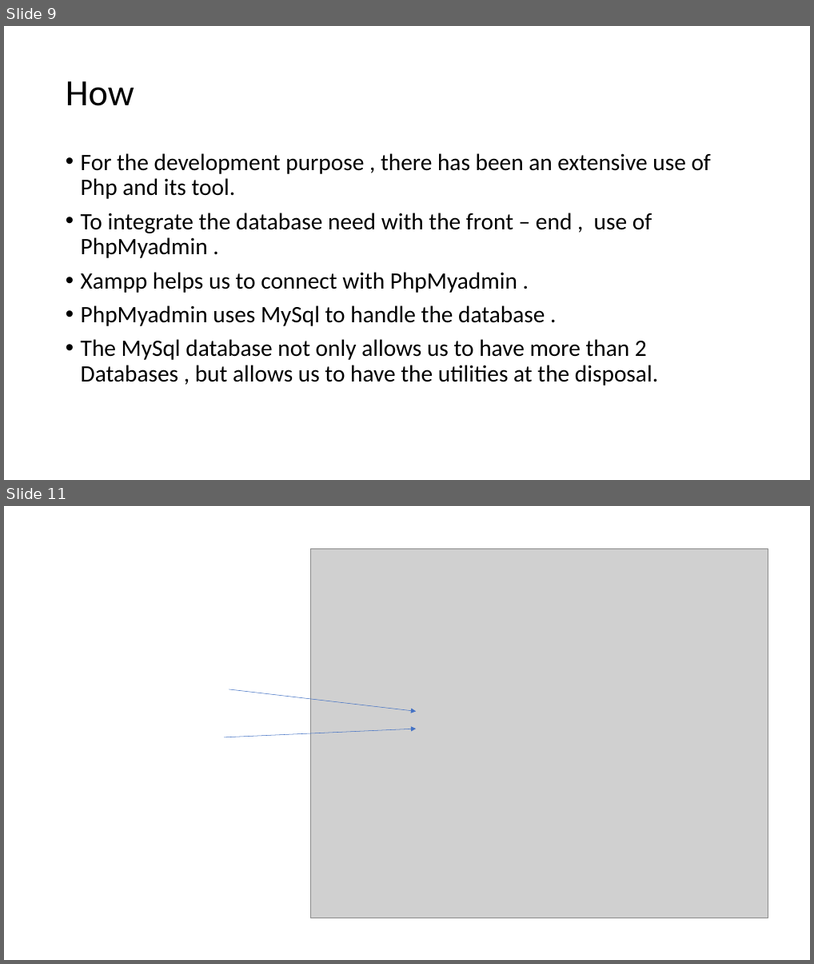
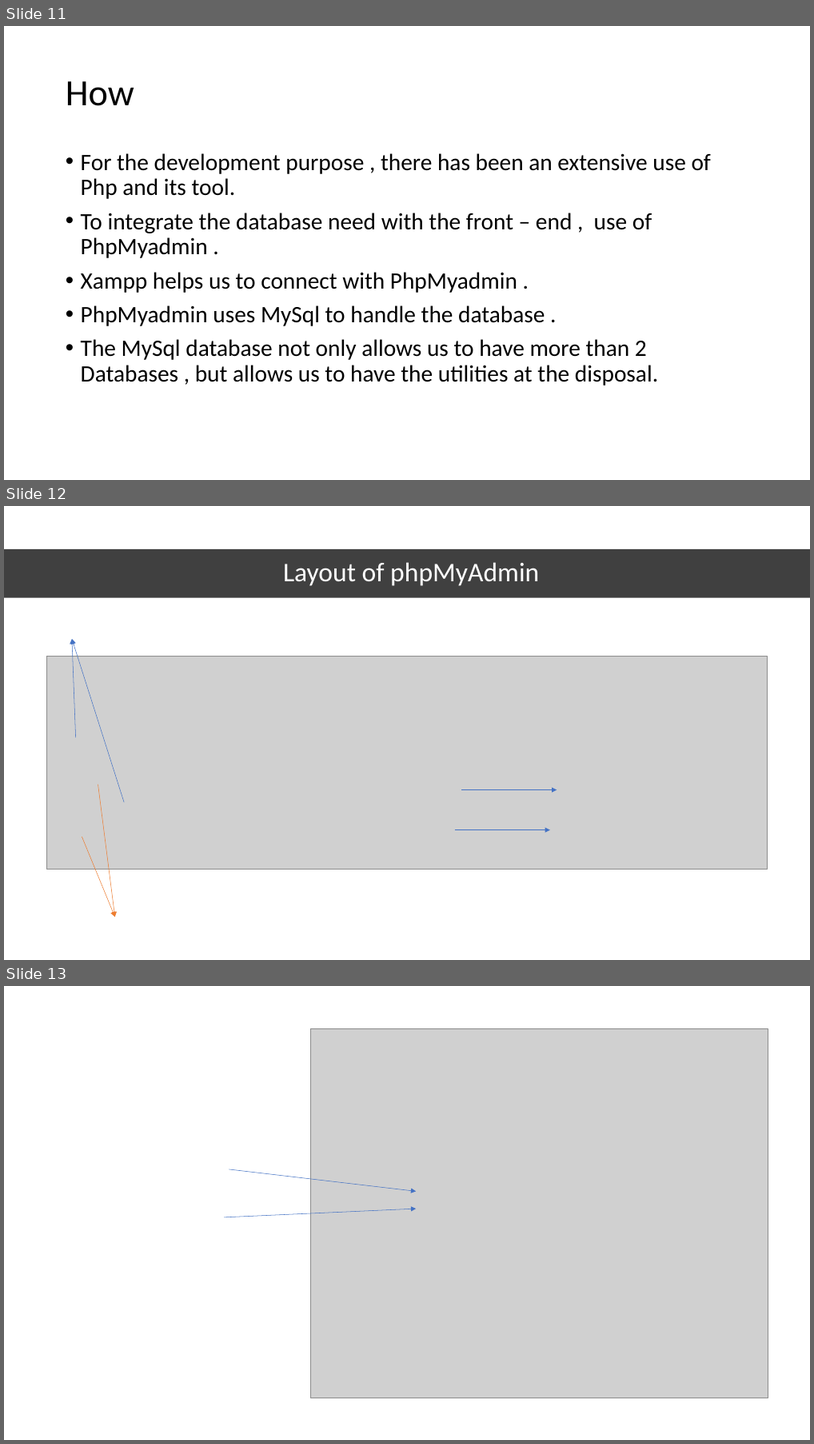
Before and after one commit to Su-Tangnu/NotifyMe, a slide deck: NotifyMe.pptx. Shown one above the other, each under a label of ours: slides 9 and 11 before the commit, slides 11, 12 and 13 after it; the slides between them are not shown. The pictures are 814x964 and 814x1444 pixels, drawn with LibreOffice and Linux fonts; fonts in the diff are those of the drawing; grey boxes stand for pictures. Boxes give left, top, right and bottom in pixels: in the first picture for what was removed or moved away, otherwise in the second. Text is boxed around its words. In the diff, an @@ line names an element or a change of style, - is before the commit and + after.

Commit message:
PPt

```diff
--- a/NotifyMe.pptx
+++ b/NotifyMe.pptx
@@ slide 12 added at [4, 506, 810, 960], background #FFFFFF @@
@@ rectangle added at [4, 549, 810, 598], fill #000000 at 75% opacity @@
@@ title added at [283, 562, 539, 586], 32 pt, text #FFFFFF @@
+Layout of phpMyAdmin
@@ arrow added from (76, 737) to (72, 639), #4472C4 0.5 pt @@
@@ arrow added from (124, 803) to (72, 639), #4472C4 0.5 pt @@
@@ picture added at [46, 656, 768, 869] @@
@@ arrow added from (98, 784) to (115, 916), #ED7D31 0.5 pt @@
@@ arrow added from (462, 790) to (557, 790), #4472C4 0.5 pt @@
@@ arrow added from (82, 836) to (115, 916), #ED7D31 0.5 pt @@
@@ arrow added from (455, 830) to (550, 830), #4472C4 0.5 pt @@
@@ what was slide 9 is now slide 11 @@
@@ what was slide 11 is now slide 13 @@
```
Also in this commit, not shown: 4 slides changed, 2 other slides added, 1 slide removed.
